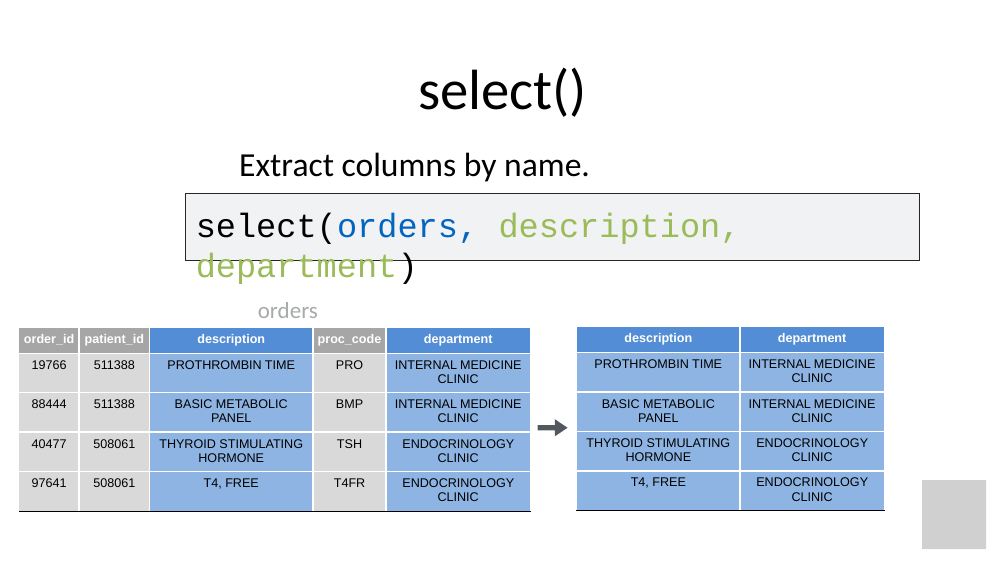
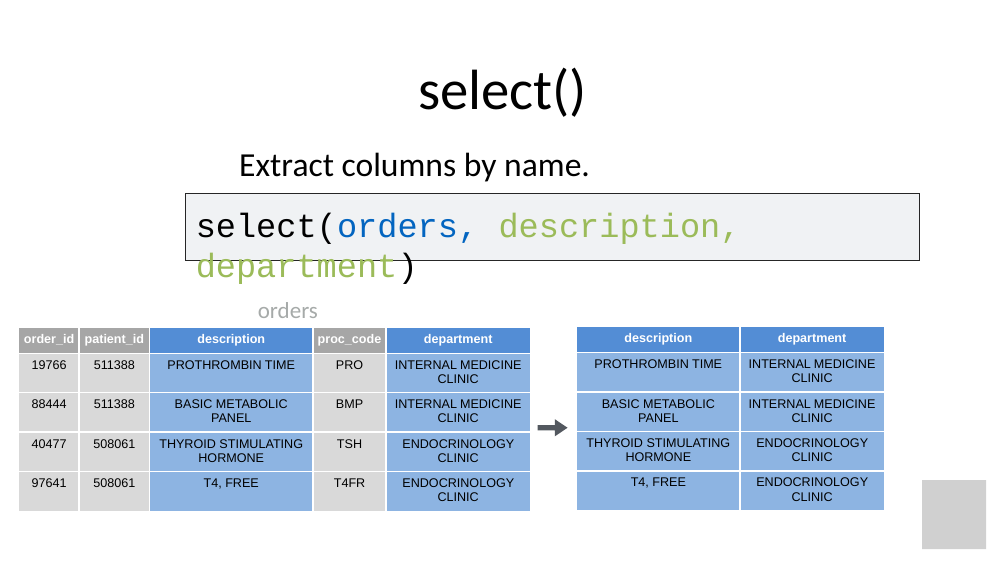
Before and after one commit to amromeo/api_r2020, a slide deck: slide 16 of 03 - Transform.pptx. Drawn at 1008x567 pixels with LibreOffice and Linux fonts; fonts in the diff are those of the drawing; grey boxes stand for pictures. Boxes give left, top, right and bottom in pixels: in the first picture for what was removed or moved away, otherwise in the second. Text is boxed around its words. In the diff, an @@ line names an element or a change of style, - is before the commit and + after.

```diff
--- a/03 - Transform.pptx
+++ b/03 - Transform.pptx
@@ table at (x1=19, y1=327, x2=530, y2=510) @@
@@ borders changed @@
@@ table at (x1=577, y1=327, x2=885, y2=510) @@
@@ borders changed @@
```
Also in this commit, not shown: 8 other slides changed, 3 slides added, 2 slides removed, 1 other file.
